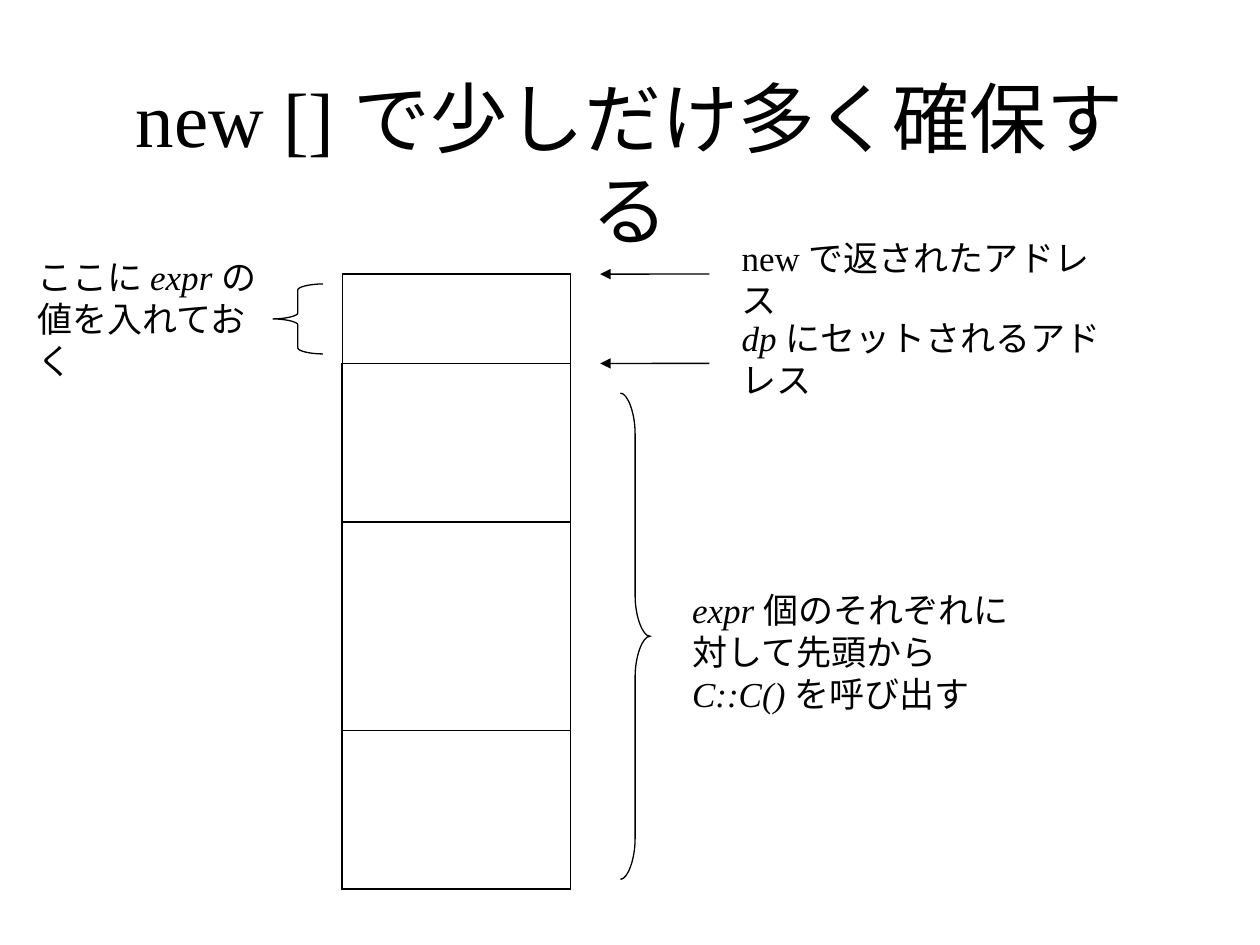
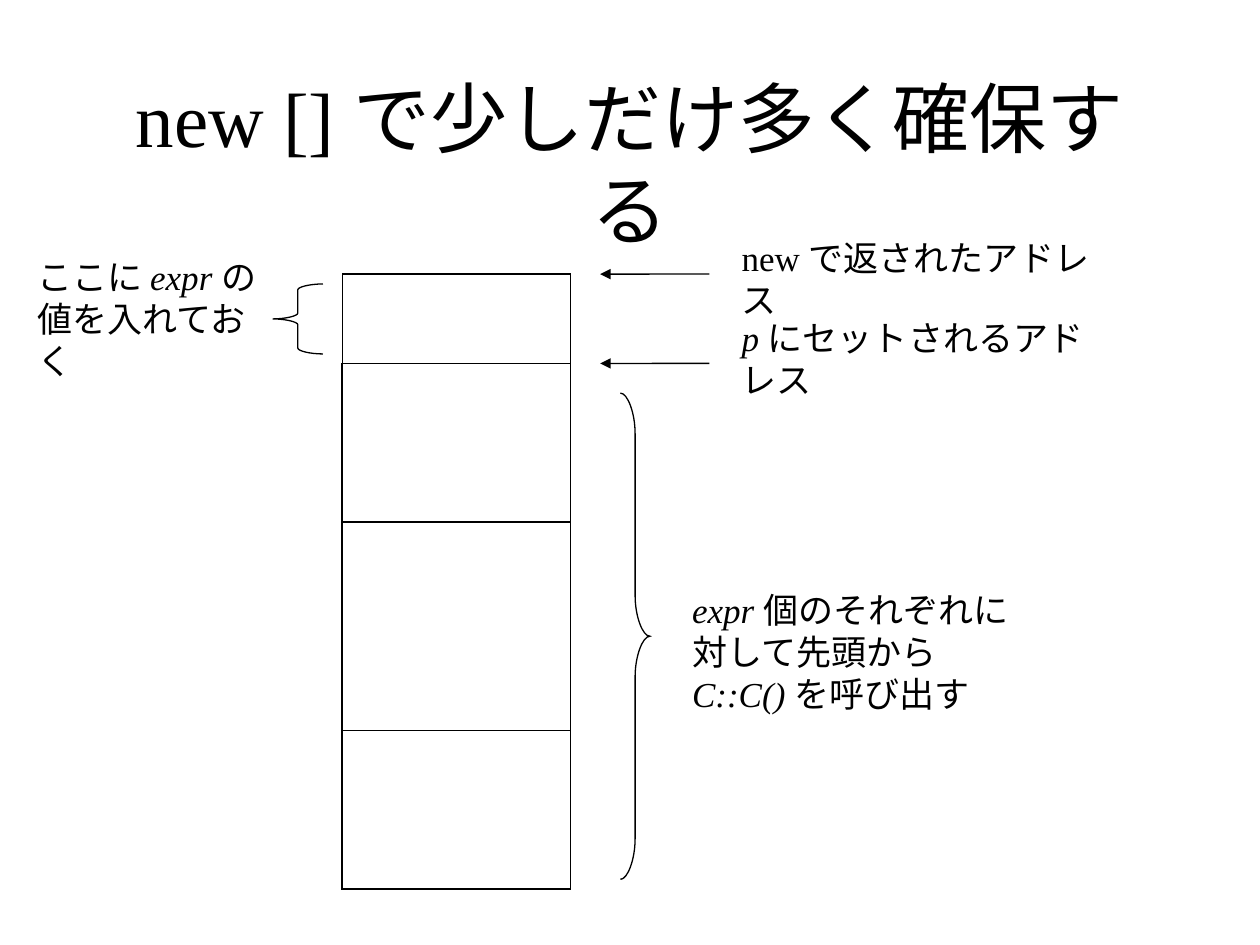
Before and after one commit to KeiHasegawa/cxx_doc, a slide deck: slide 3 of 13_new_delete_array.ppt. Drawn at 1260x945 pixels with LibreOffice and Linux fonts; fonts in the diff are those of the drawing. Boxes give left, top, right and bottom in pixels: in the first picture for what was removed or moved away, otherwise in the second. Text is boxed around its words. In the diff, an @@ line names an element or a change of style, - is before the commit and + after.

```diff
--- a/13_new_delete_array.ppt
+++ b/13_new_delete_array.ppt
@@ text at [742,323,1083,394]: text changed @@
-dp にセットされるアドレス
+p にセットされるアドレス
```
Also in this commit, not shown: 1 other slide changed, 1 other file.
